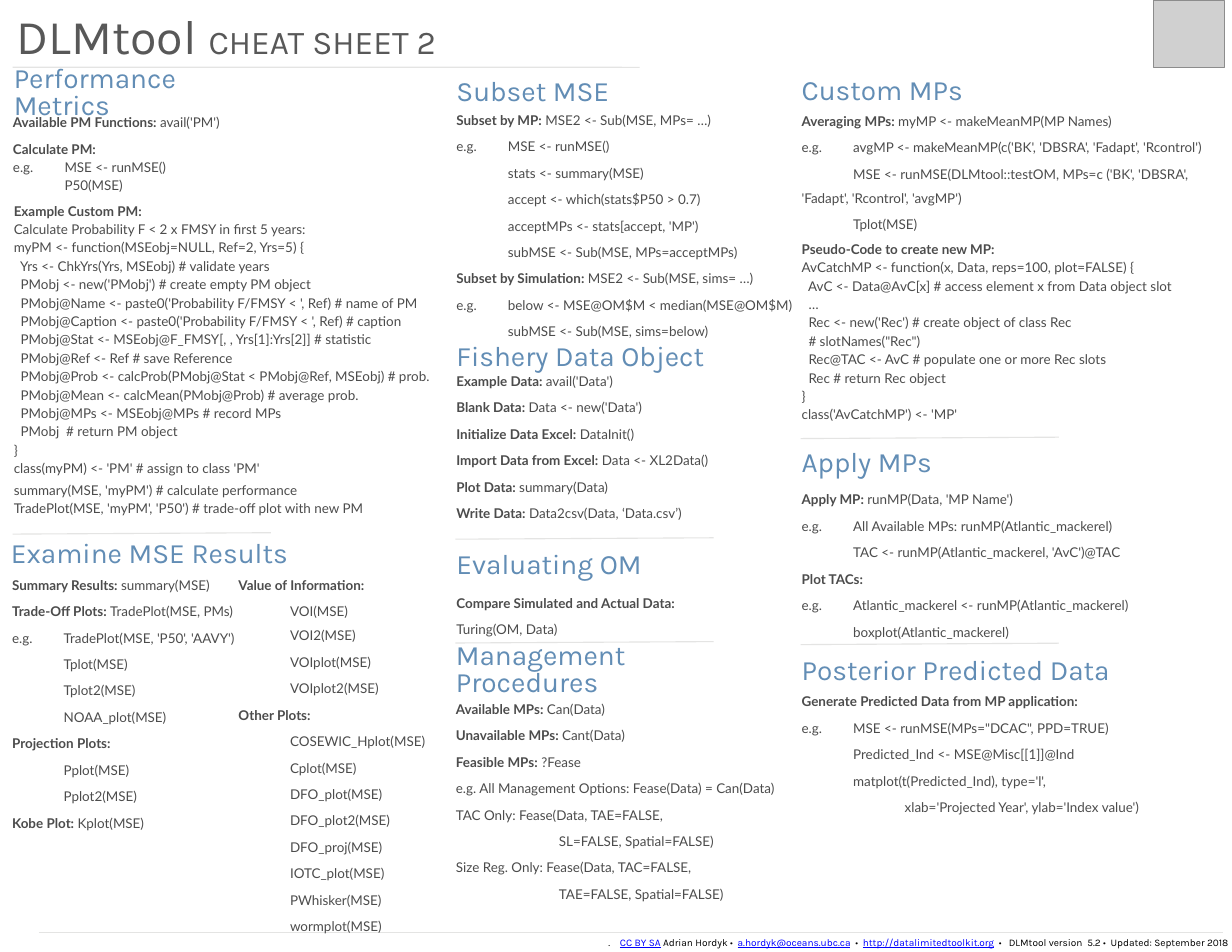
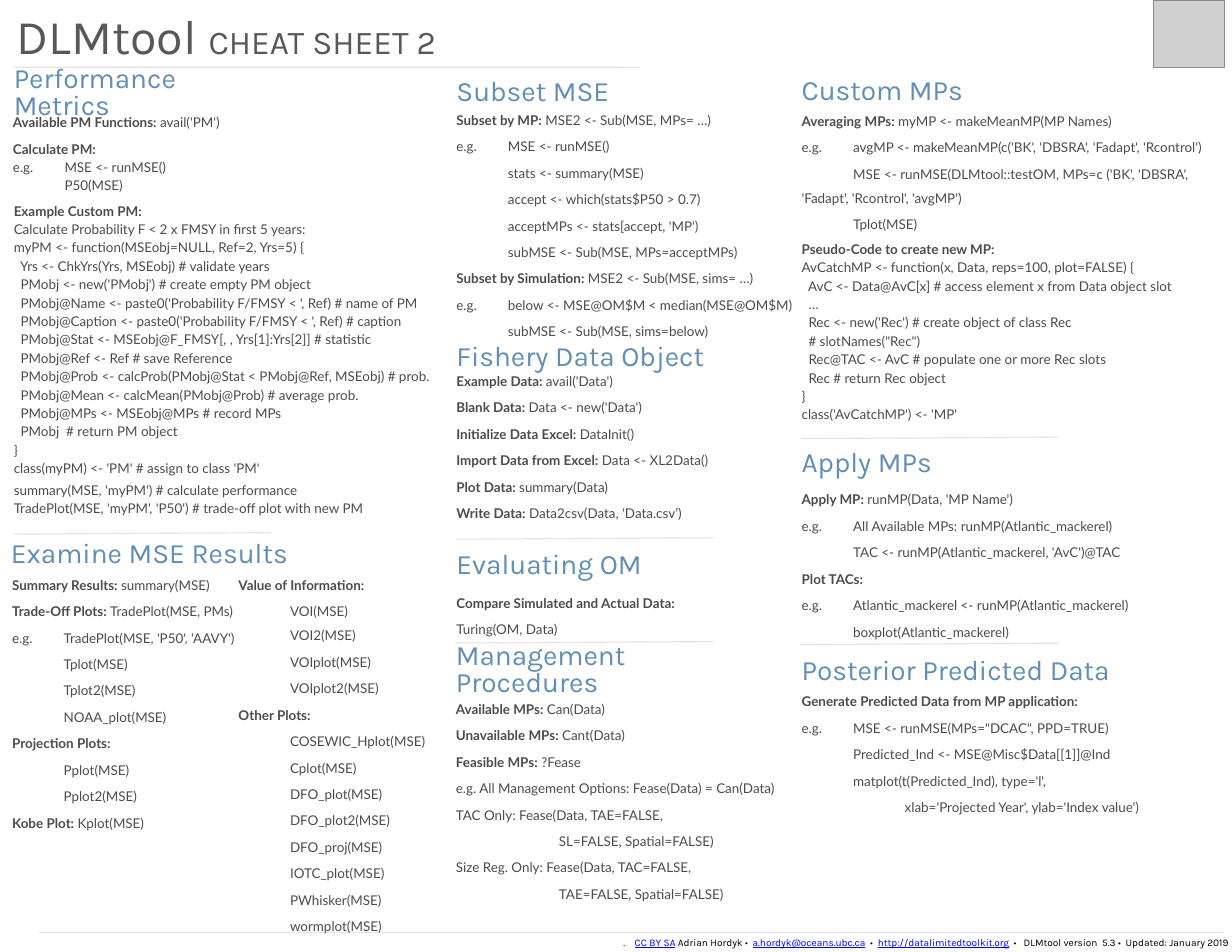
Before and after one commit to DLMtool/DLMtool, a slide deck: slide 2 of docs/cheat_sheets/DLMtool_CheatSheets.pptx. Drawn at 1232x952 pixels with LibreOffice and Linux fonts; fonts in the diff are those of the drawing; grey boxes stand for pictures. Boxes give left, top, right and bottom in pixels: in the first picture for what was removed or moved away, otherwise in the second. Text is boxed around its words. In the diff, an @@ line names an element or a change of style, - is before the commit and + after.

Commit message:
update cheatsheets, version number, and NEWs

```diff
--- a/docs/cheat_sheets/DLMtool_CheatSheets.pptx
+++ b/docs/cheat_sheets/DLMtool_CheatSheets.pptx
@@ text at (853,748,1110,761): text changed @@
-Predicted_Ind <- MSE@Misc[[1]]@Ind
+Predicted_Ind <- MSE@Misc$Data[[1]]@Ind
@@ text at (635,938,1228,949): text changed @@
-. CC BY SA Adrian Hordyk • a.hordyk@oceans.ubc.ca • http://datalimitedtoolkit.org • DLMtool version 5.2 • Updated: September 2018
+. CC BY SA Adrian Hordyk • a.hordyk@oceans.ubc.ca • http://datalimitedtoolkit.org • DLMtool version 5.3 • Updated: January 2019
```
Also in this commit, not shown: 1 other slide changed, 11 other files.
